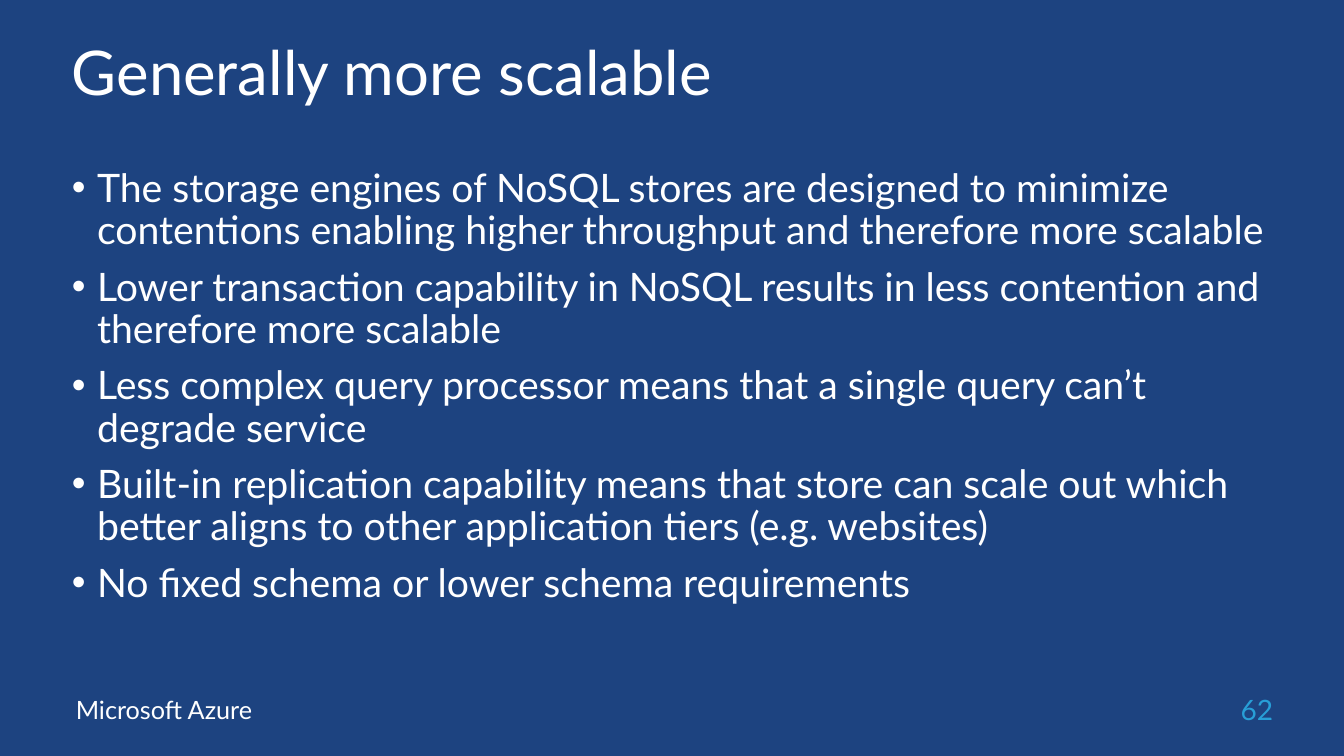
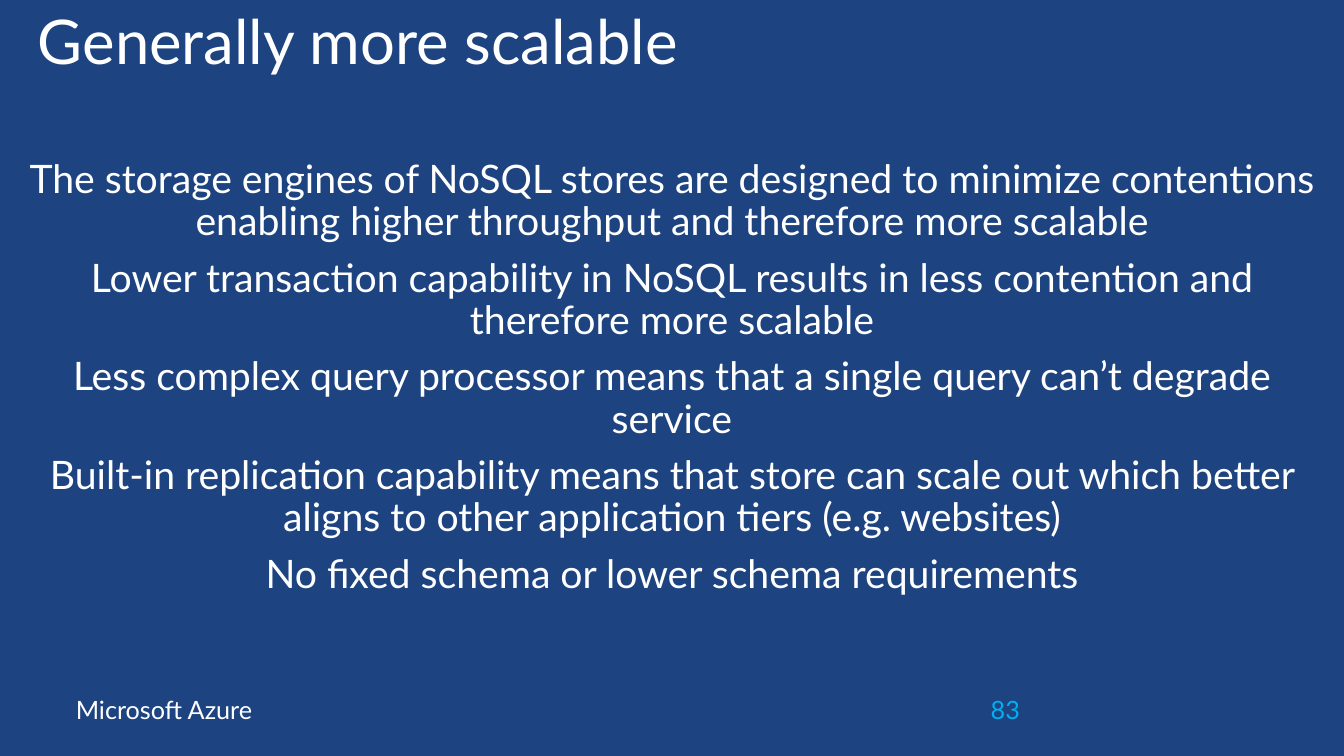
Before and after one commit to sack212/BasicAzureCamp, a slide deck: slide 83 of Data/Data.pptx (slide 62 before the commit). Drawn at 1344x756 pixels with LibreOffice and Linux fonts; fonts in the diff are those of the drawing; background and template pictures are left out. Boxes give left, top, right and bottom in pixels: in the first picture for what was removed or moved away, otherwise in the second. Text is boxed around its words. In the diff, an @@ line names an element or a change of style, - is before the commit and + after.

```diff
--- a/Data/Data.pptx
+++ b/Data/Data.pptx
@@ text "The storage engines of NoSQL ..." moved from (x1=97, y1=173, x2=1264, y2=604) to (x1=30, y1=164, x2=1314, y2=595) @@
@@ text "The storage engines of NoSQL ..." at (x1=30, y1=164, x2=1314, y2=595): alignment left to centre; bullet • to none; vertical alignment top to middle @@
@@ title "Generally more scalable" moved from (x1=72, y1=49, x2=712, y2=106) to (x1=38, y1=18, x2=678, y2=75) @@
@@ title "Generally more scalable" at (x1=38, y1=18, x2=678, y2=75): indent changed; vertical alignment top to middle @@
@@ page number at (x1=991, y1=701, x2=1020, y2=719): vertical alignment middle to top @@
@@ page number at (x1=991, y1=701, x2=1020, y2=719): text changed; size 20 to 18 pt; text colour #289FD7 to #00B0F0 @@
-62
+83
```
Also in this commit, not shown: 79 other slides changed, 21 slides added.
